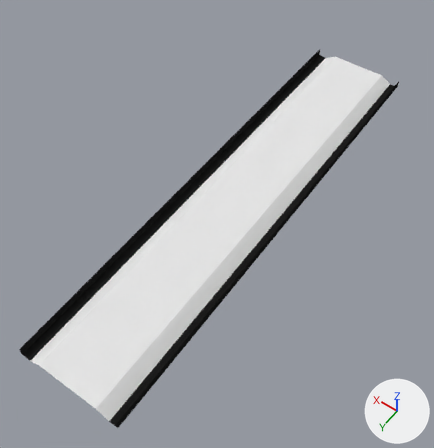
An edit to the Blender file Blender/pista.blend, drawn before and after from the same camera.
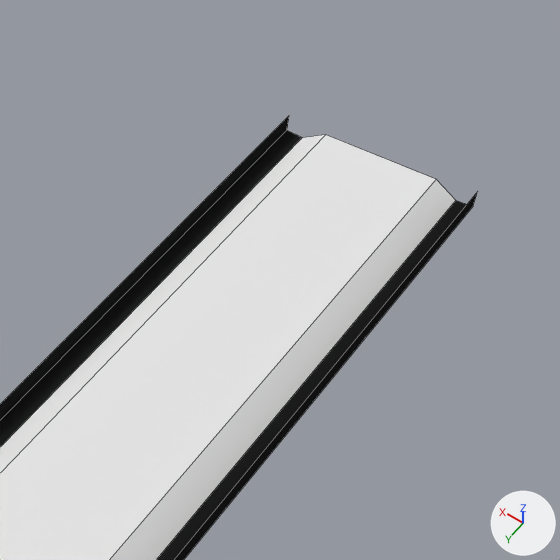
There are two pictures of each version: one whole from a 50 mm camera at (-6.71, 10.82, 14.63) aimed at (0.21, 1.13, -0.6), one close up on the part from 46% to 100% of the width and 0% to 53% of the height. The axes (+X, +Y, +Z) are drawn at lower right. The lights are the same throughout. The close-ups show mesh edges as thin lines.

The scene before the commit, as lines of its bpy script (objects in view):
```python
me_plane = bpy.data.meshes.new('Plane')
me_plane.from_pydata(...)  # 29 vertices, 14 faces; spans x -1.7..1.7, y -1.0..1.0, z -0.23..0.09
# faces by material slot: [10, 4]
me_plane.materials.append(mat_material_002)  # its picture is missing
me_plane.materials.append(mat_material_003)  # black #1d1d1d
ob_plane = bpy.data.objects.new('Plane', me_plane)
ob_plane.location = (0.0, 0.0, 0.0)
ob_plane.scale = (1.0, 8.01, 1.0)
```
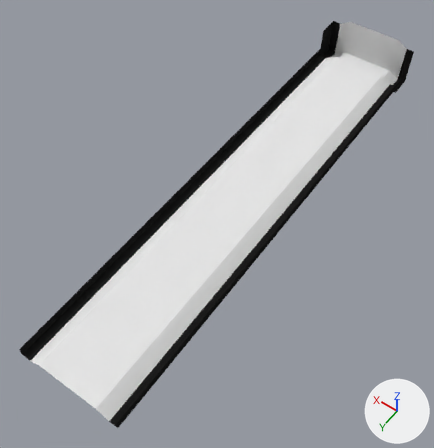
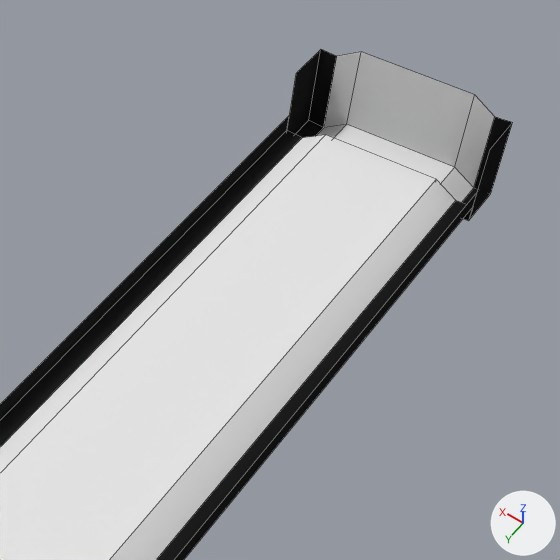
Changed parts and their boxes (x1, y1, x2, y2) in the close-ups (560 x 560 px):
'Plane', reshaped
    before: (0, 116, 478, 560)
    after: (0, 49, 513, 560)
part 1 of me_plane, added
    after: (287, 49, 513, 221)

The edits, one by one:
me_plane is used by ob_plane; location (0.0, 0.0, 0.0); scale (1.0, 8.01, 1.0).
me_plane had 29 vertices, 14 faces and spanned x -1.7..1.7, y -1.0..1.0, z -0.23..0.09.
me_plane now has 52 vertices, 31 faces and spans x -1.7..1.7, y -1.1..1.0, z -0.53..1.1.
Part 1, on me_plane:
6 vertices are added at (1.4, -1.0, -0.53), (-1.4, -1.0, -0.53), (1.4, -1.1, -0.53), (-1.4, -1.1, -0.53), (1.4, -1.1, 0.87), (-1.4, -1.1, 0.87).
5 new vertices lie (0.0, 0.0, -0.29) away from vertices in x -1.7..1.7, y -1.0, z -0.21..0.0.
5 new vertices lie (0.0, -0.1, 0.0) away from vertices in x -1.7..1.7, y -1.0, z -0.5..-0.29.
7 new vertices lie (0.0, 0.0, 1.39) away from vertices in x -1.7..1.7, y -1.1..-1.0, z -0.5..-0.29.
8 new faces join them, mat_material_003 (black #1d1d1d).
9 new faces join them, mat_material_002 (its picture is missing).
